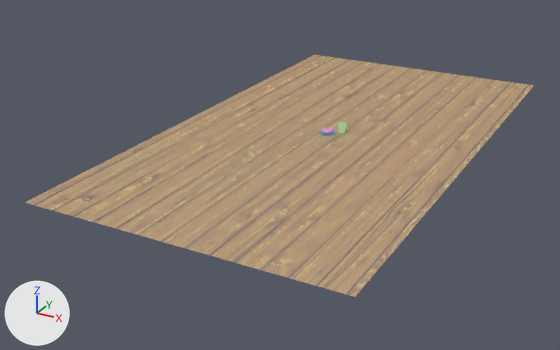
An edit to the Blender file CANECA.blend, drawn before and after from the same camera.
Both versions are drawn from a 50 mm camera at (79.4, -169.6, 69.5) aimed at (-9.3, -8.4, -11.1). Lighting does not change. The marker at lower left points along +X, +Y and +Z.
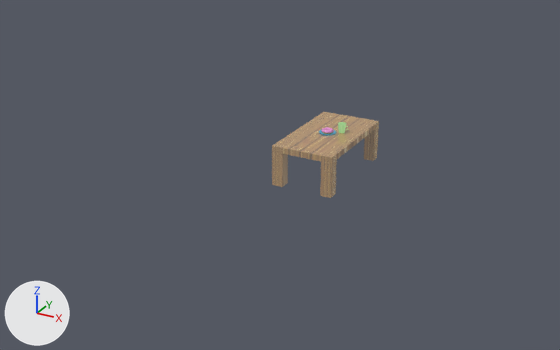
What differs and where, as boxes [x1, y1, x2, y2] in the pictures (560 x 350 px):
'Plane', deleted: before [25, 55, 534, 297]
'mesa', added: after [272, 112, 379, 198]

The edits, one by one:
Mesh me_plane_1 is new.
It has 48 vertices, 46 faces and spans x -2.68..2.68, y -2.68..2.68, z -5.43..0.0.
It uses material mat_madeira.
Object 'Plane' (ob_plane) is deleted.
Object 'mesa' (ob_mesa) is new; it shows me_plane_1.
Its location is (0.0, 0.0, -0.5).
Its scale is (3.03, 5.48, 1.95).
